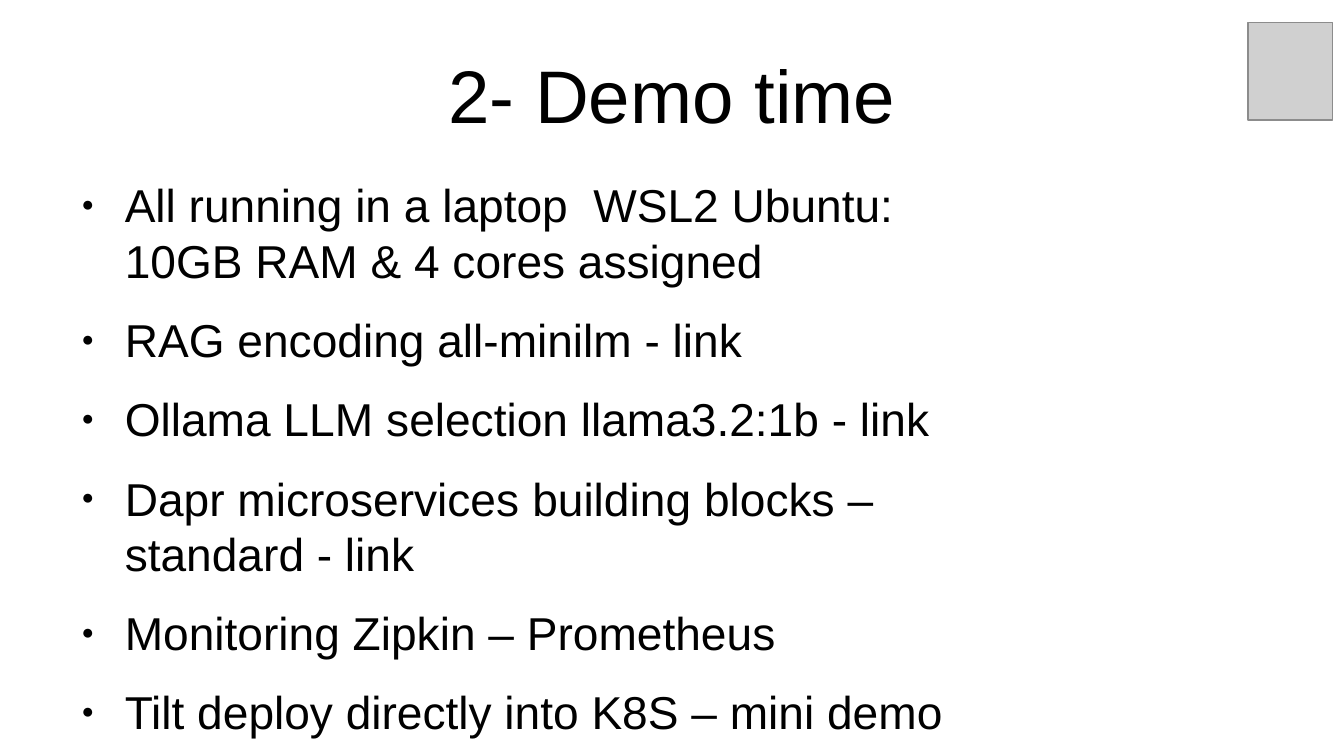
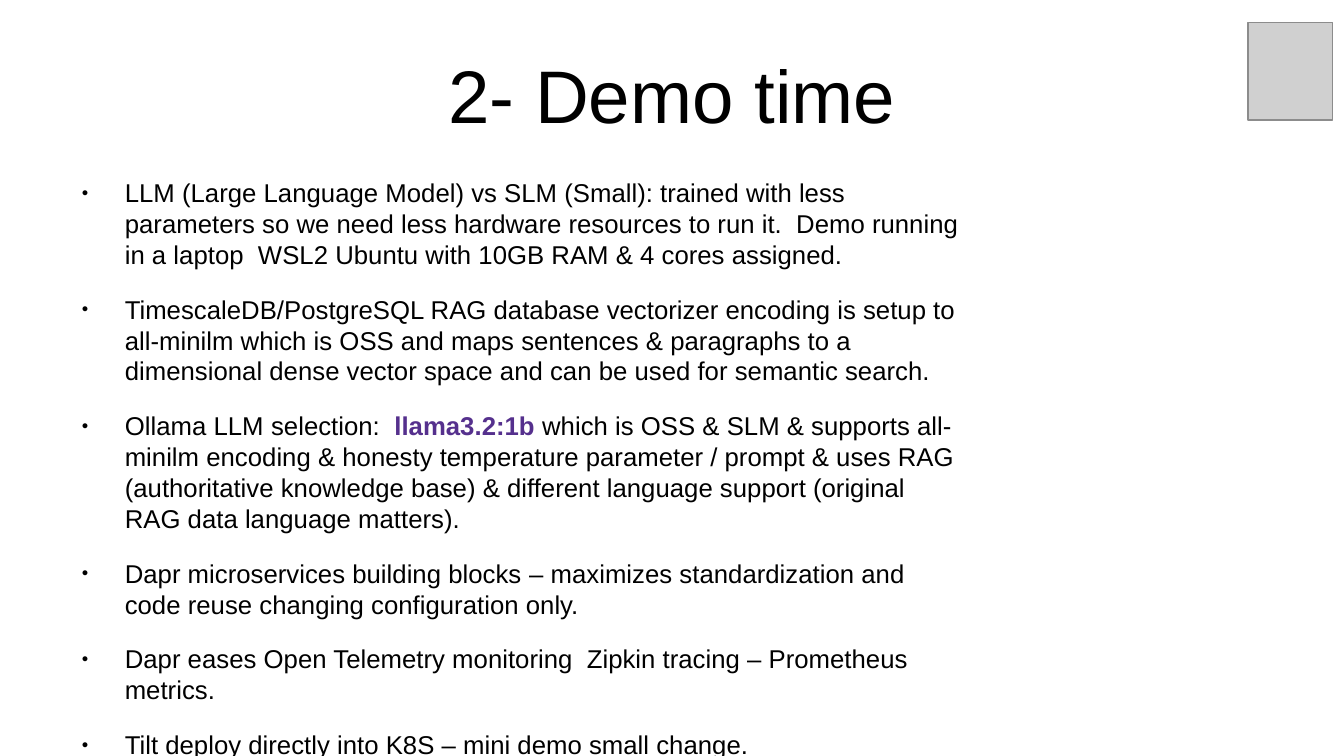
Before and after one commit to inigokintana/homelab-2-prod-ai-golden-path, a slide deck: slide 5 of docs/Presentation-homelab-2-prod-ai-golden-path.odp. Drawn at 1344x756 pixels with LibreOffice and Linux fonts; fonts in the diff are those of the drawing; grey boxes stand for pictures. Boxes give left, top, right and bottom in pixels: in the first picture for what was removed or moved away, otherwise in the second. Text is boxed around its words. In the diff, an @@ line names an element or a change of style, - is before the commit and + after.

```diff
--- a/docs/Presentation-homelab-2-prod-ai-golden-path.odp
+++ b/docs/Presentation-homelab-2-prod-ai-golden-path.odp
@@ text at (125,183,958,756): text changed; size 27.2 to 15.2 pt @@
-● All running in a laptop WSL2 Ubuntu: 10GB RAM & 4 cores assigned
-● RAG encoding all-minilm - link
-● Ollama LLM selection llama3.2:1b - link
-● Dapr microservices building blocks – standard - link
-● Monitoring Zipkin – Prometheus
-● Tilt deploy directly into K8S – mini demo
+● LLM (Large Language Model) vs SLM (Small): trained with less parameters so we need less hardware resources to run it. Demo running in a laptop WSL2 Ubuntu with 10GB RAM & 4 cores assigned.
+● TimescaleDB/PostgreSQL RAG database vectorizer encoding is setup to all-minilm which is OSS and maps sentences & paragraphs to a dimensional dense vector space and can be used for semantic search.
+● Ollama LLM selection: llama3.2:1b which is OSS & SLM & supports all-minilm encoding & honesty temperature parameter / prompt & uses RAG (authoritative knowledge base) & different language support (original RAG data language matters).
+● Dapr microservices building blocks – maximizes standardization and code reuse changing configuration only.
+● Dapr eases Open Telemetry monitoring Zipkin tracing – Prometheus metrics.
+● Tilt deploy directly into K8S – mini demo small change.
```
Also in this commit, not shown: 7 other slides changed, 1 slide added, 4 other files.
